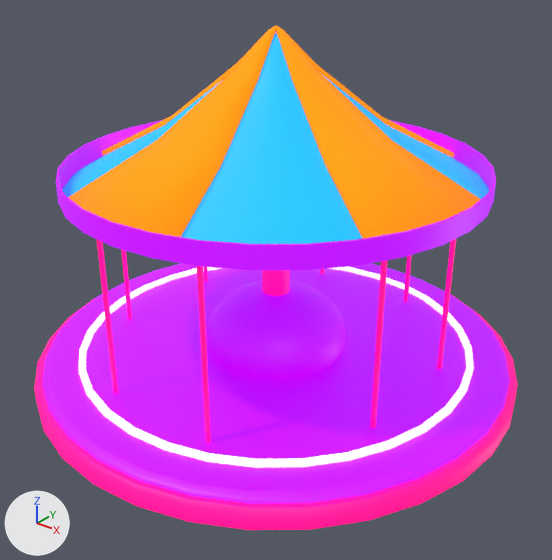
Renders of the glTF model scene/models/carousel.glb from each side of a commit.
The view is the same before and after, from a 50 mm camera at (11.0, -13.75, 11.04) aimed at (0.41, -0.51, 2.83). Every picture has the same lights, and +X, +Y and +Z are marked at lower left. Where no turn or scale is listed for an object, it has been applied to the vertices. Vertices at the same position are counted once.

The scene before the commit, as lines of its bpy script (objects in view):
```python
ob_circle_003 = bpy.data.objects.new('Circle.003', me_circle_002)
ob_circle_003.location = (0.0, 0.0, 5.15)
ob_circle_004 = bpy.data.objects.new('Circle.004', me_circle_003)
ob_circle_004.location = (0.0, 0.0, 0.0)
ob_cylinder = bpy.data.objects.new('Cylinder', me_cylinder_022)
ob_cylinder.location = (0.0, 0.0, 0.29)
ob_cylinder_005 = bpy.data.objects.new('Cylinder.005', me_cylinder_024)
ob_cylinder_005.location = (0.0, 0.0, 5.4)
ob_cylinder_006 = bpy.data.objects.new('Cylinder.006', me_cylinder_025)
ob_cylinder_006.location = (0.0, 0.0, 5.43)
ob_cylinder_007 = bpy.data.objects.new('Cylinder.007', me_cylinder_026)
ob_cylinder_007.location = (1.5, 4.21, 5.43)
ob_cylinder_008 = bpy.data.objects.new('Cylinder.008', me_cylinder_001)
ob_cylinder_008.location = (4.0, 1.55, 5.43)
ob_sphere = bpy.data.objects.new('Sphere', me_sphere_023)
ob_sphere.location = (0.0, 0.0, 0.94)
```
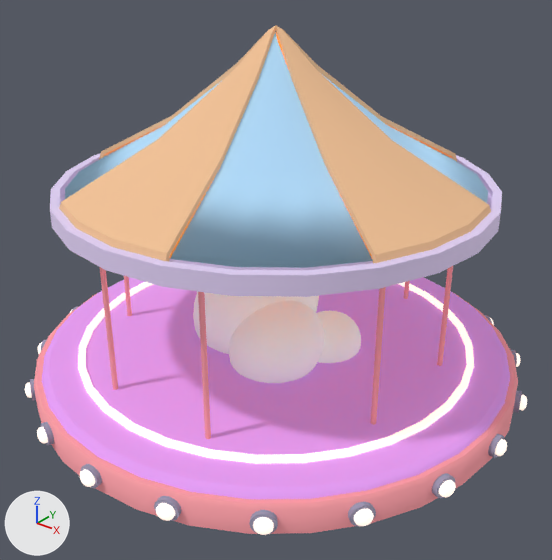
Location of each change, [x1, y1, x2, y2] in pixels of the pictures (552 x 560 px; the box of a moved part takes in the faces that stretch with it):
'Cylinder', recoloured, surface changed, reshaped: before [34, 263, 518, 530]; after [34, 277, 518, 534]
'Circle.003', recoloured, surface changed, reshaped (cyan to blue): before [62, 32, 489, 244]; after [50, 32, 502, 297]
'Circle.004', recoloured, reshaped (orange to beige, 11% taller): before [68, 25, 481, 239]; after [59, 25, 491, 263]
'Cylinder.005', deleted (purple): before [56, 120, 496, 270]
'Clouds.001', added: after [193, 291, 361, 383]
'Sphere', deleted (purple): before [206, 281, 345, 379]
'Sphere.005', added: after [25, 281, 527, 535]
'Cylinder.007', recoloured: [96, 239, 412, 443] in both
'Cylinder.008', recoloured: [121, 239, 456, 428] in both
'Cylinder.006', deleted (pink): before [262, 270, 290, 296]
part 1 of me_cylinder_022, moved or reshaped: before [34, 389, 517, 530]; after [34, 385, 518, 534]
part 2 of me_cylinder_022, moved or reshaped: before [34, 263, 518, 513]; after [34, 277, 518, 509]
part 3 of me_circle_002, built on: before [62, 125, 489, 244]; after [50, 125, 502, 297]
part 4 of me_circle_002, deleted (cyan): before [258, 32, 292, 82]
part 5 of me_circle_003, built on: before [102, 116, 454, 239]; after [59, 116, 491, 263]
part 6 of me_circle_003, recoloured (orange to beige): [68, 25, 481, 238] in both

The change, as a list of edits to the scene's bpy script:
```text
Change mat_pink:
    mat_pink.base_color: (0.801, 0.000139, 0.25) -> (0.799, 0.285, 0.318)  # pink #e70089 -> pink #e79199
    mat_pink.emission_color: (0.799, 0.0, 0.175) -> (0.16, 0.0566, 0.0636)  # pink #e70074 -> brown #6f4347
    mat_pink.roughness: 0.5 -> 1.0
Change mat_violet_001:
    mat_violet_001.base_color: (0.371, 0.0, 0.8) -> (0.663, 0.287, 0.799)  # purple #a400e7 -> purple #d592e7
    mat_violet_001.emission_color: (0.371, 0.0, 0.799) -> (0.133, 0.0574, 0.16)  # purple #a400e7 -> dark purple #66446f
    mat_violet_001.roughness: 0.5 -> 0.777
Change mat_neon:
    add mat_neon.emission_color = (1.0, 0.758, 0.615)  # beige #ffe2ce
Change mat_pink_001:
    mat_pink_001.base_color: (0.801, 0.000139, 0.25) -> (0.799, 0.285, 0.318)  # pink #e70089 -> pink #e79199
    mat_pink_001.emission_color: (0.799, 0.0, 0.175) -> (0.16, 0.0566, 0.0636)  # pink #e70074 -> brown #6f4347
Change mat_blue:
    mat_blue.base_color: (0.0, 0.523, 0.801) -> (0.366, 0.594, 0.799)  # cyan #00bfe7 -> blue #a3cbe7
    mat_blue.emission_color: (0.0, 0.109, 0.799) -> (0.0732, 0.119, 0.16)  # blue #005de7 -> dark blue #4c616f
    mat_blue.roughness: 0.5 -> 1.0
Change mat_orange:
    mat_orange.base_color: (0.8, 0.194, 0.0) -> (0.731, 0.443, 0.252)  # orange #e77a00 -> beige #deb289
    mat_orange.emission_color: (0.799, 0.194, 0.0) -> (0.146, 0.089, 0.05)  # orange #e77a00 -> brown #6b543f
Change me_cylinder_022:
    where me_cylinder_022.from_pydata(...)  # 320 vertices, 636 faces; spans x -6.21..6.21, y -6.21..6.21, z -0.25..0.49
    me_cylinder_022 part 1: all 32 vertices in x -6.21..6.21, y -6.21..6.21, z -0.25 are moved by (0.0, 0.0, -0.1)
    me_cylinder_022 part 2: all 288 vertices in x -6.21..6.21, y -6.21..6.21, z 0.18..0.49 are moved by (0.0, 0.0, 0.1)
Change me_circle_002:
    remove me_circle_002.from_pydata(...)  # 97 vertices, 190 faces; spans x -5.03..5.03, y -5.03..5.03, z 0.0..3.45
    add me_circle_002.from_pydata(...)  # 180 vertices, 334 faces; spans x -5.29..5.29, y -5.29..5.29, z -0.43..3.45
    me_circle_002 part 3: 6 vertices moved from x -4.35..4.35, y -5.03..5.03, z 0.0 to x -4.3..4.3, y -4.95..4.99, z 0.0; 18 vertices removed from x -5.03..5.03, y -4.85..4.85, z 0.0; 114 vertices added at x -5.29..5.29, y -5.29..5.29, z -0.43..0.0
    me_circle_002 part 4: 13 vertices removed from x -0.17..0.18, y -0.17..0.17, z 3.34
    remove me_circle_002.materials.append(mat_orange)  # orange #e77a00
    add me_circle_002.materials.append(mat_orange_001)  # orange #e77a00
    add me_circle_002.materials.append(mat_metal)  # white #d6c8e7
Change me_circle_003:
    remove me_circle_003.from_pydata(...)  # 130 vertices, 256 faces; spans x -5.03..5.03, y -5.03..5.03, z 5.19..8.74
    add me_circle_003.from_pydata(...)  # 162 vertices, 320 faces; spans x -5.16..5.16, y -5.16..5.16, z 4.91..8.74
    me_circle_003 part 5
    16 vertices are removed from x -4.97..4.97, y -4.97..4.97, z 5.19
    60 faces are deleted
    48 vertices are added at x -5.16..5.16, y -5.16..5.16, z 4.91..5.22
    124 new faces join them
    me_circle_003 part 6: 196 faces spanning x -5.03..5.03, y -5.03..5.03, z 5.29..8.74 switch from mat_orange_001 (orange #e77a00) to mat_orange (beige #deb289)
    me_circle_003 part 7: the surface is now shaded flat
Remove ob_cylinder_005:
    ob_cylinder_005 = bpy.data.objects.new('Cylinder.005', me_cylinder_024)
Remove ob_cylinder_006:
    ob_cylinder_006 = bpy.data.objects.new('Cylinder.006', me_cylinder_025)
Remove ob_sphere:
    ob_sphere = bpy.data.objects.new('Sphere', me_sphere_023)
Add ob_sphere_005:
    ob_sphere_005 = bpy.data.objects.new('Sphere.005', me_sphere_005)  # 7040 vertices, 13400 faces; spans x -6.46..6.45, y -9.69..3.22, z -0.26..0.26; in mat_darkmetal (light grey #aba9c4), mat_neon_001 (white #e7e7e7)
    ob_sphere_005.location = (0.02, 3.23, 0.3)
Add ob_clouds_001:
    ob_clouds_001 = bpy.data.objects.new('Clouds.001', me_sphere_006)  # 1446 vertices, 2880 faces; spans x -2.98..1.84, y -2.02..2.03, z -1.41..2.01; in mat_white (white #ffffff)
    ob_clouds_001.location = (0.28, 0.05, 1.13)
```
